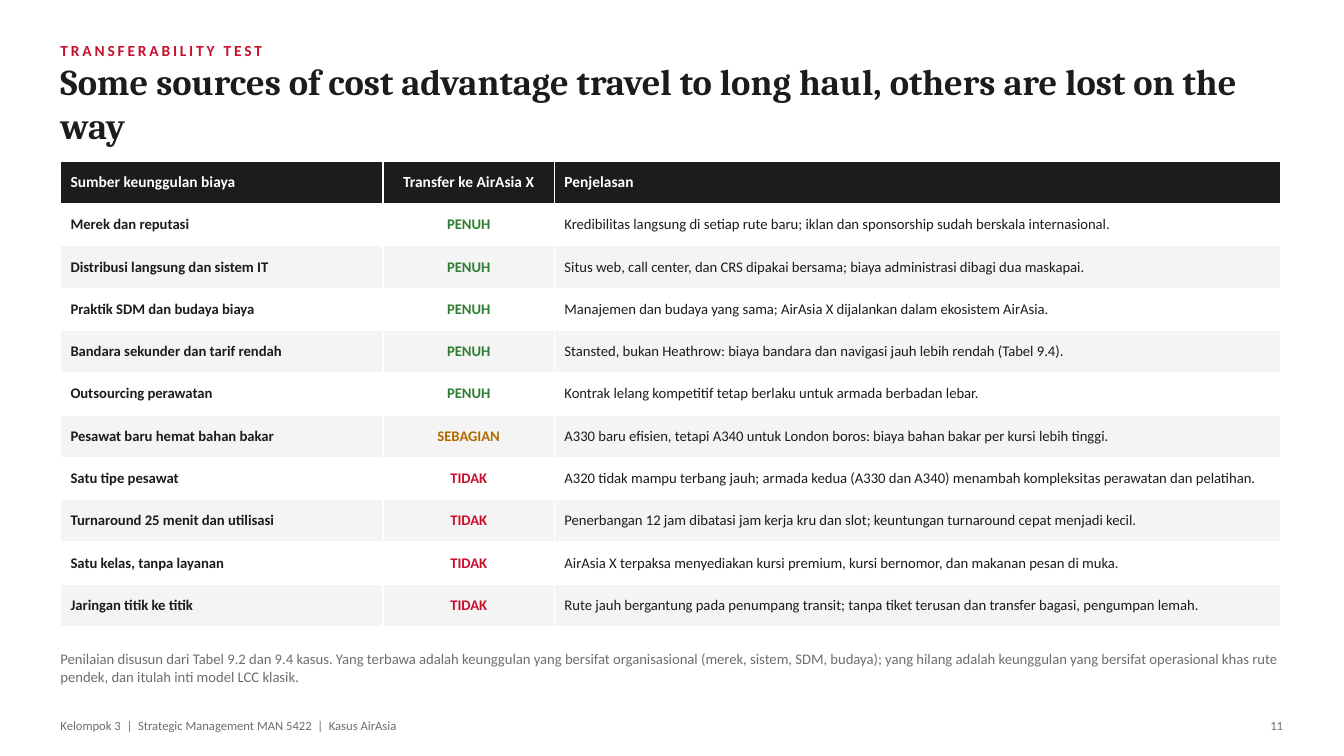
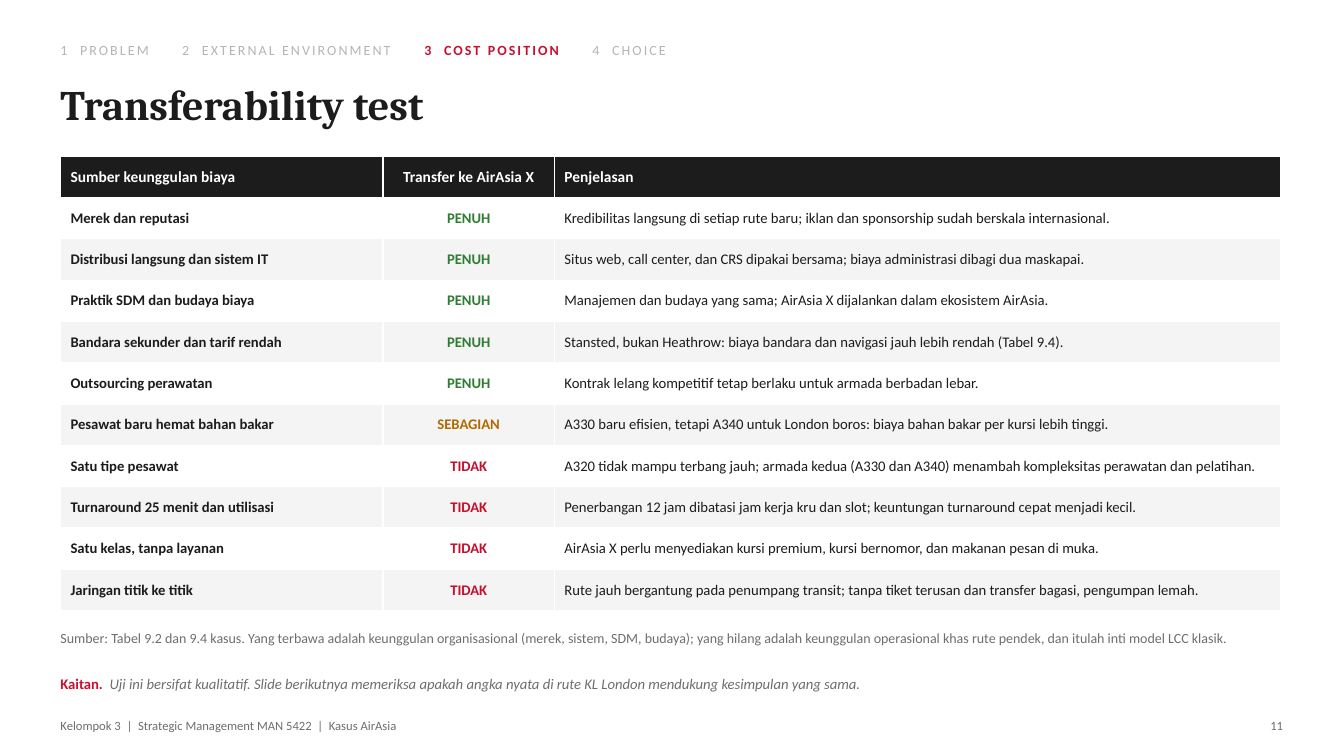
Before and after one commit to aslihabnuri/Dom-Manipulation, a slide deck: slide 11 of strategic-management/airasia-case/SMJKT_Group 3_Aslih_Case AirAsia.pptx. Drawn at 1344x756 pixels with LibreOffice and Linux fonts; fonts in the diff are those of the drawing. Boxes give left, top, right and bottom in pixels: in the first picture for what was removed or moved away, otherwise in the second. Text is boxed around its words. In the diff, an @@ line names an element or a change of style, - is before the commit and + after.

```diff
--- a/strategic-management/airasia-case/SMJKT_Group 3_Aslih_Case AirAsia.pptx
+++ b/strategic-management/airasia-case/SMJKT_Group 3_Aslih_Case AirAsia.pptx
@@ text added at (60,46,666,55), 10 pt, text #B5B5B5 @@
+1 PROBLEM 2 EXTERNAL ENVIRONMENT 3 COST POSITION 4 CHOICE
@@ text removed at (60,69,1237,147) @@
-Some sources of cost advantage travel to long haul, others are lost on the way
@@ text at (60,90,423,130): text changed; size 11 to 30 pt; font Calibri to Cambria; text colour #C8102E to #1C1C1C @@
-TRANSFERABILITY TEST
+Transferability test
@@ table at (60,156,1280,602) @@
-row 10, column 3: AirAsia X terpaksa menyediakan kursi premium, kursi bernomor, dan makanan pesan di muka.
+row 10, column 3: AirAsia X perlu menyediakan kursi premium, kursi bernomor, dan makanan pesan di muka.
@@ table: place and size @@
-table at (60,161,1280,617)
+table at (60,156,1280,602)
@@ text at (60,633,1227,646): text changed; size 10.5 to 10 pt @@
-Penilaian disusun dari Tabel 9.2 dan 9.4 kasus. Yang terbawa adalah keunggulan yang bersifat organisasional (merek, sistem, SDM, budaya); yang hilang adalah keunggulan yang bersifat operasional khas rute pendek, dan itulah inti model LCC klasik.
+Sumber: Tabel 9.2 dan 9.4 kasus. Yang terbawa adalah keunggulan organisasional (merek, sistem, SDM, budaya); yang hilang adalah keunggulan operasional khas rute pendek, dan itulah inti model LCC klasik.
@@ text added at (60,679,860,692), 10.5 pt, text #6E6E6E, italic @@
+Kaitan. Uji ini bersifat kualitatif. Slide berikutnya memeriksa apakah angka nyata di rute KL London mendukung kesimpulan yang sama.
```
Also in this commit, not shown: 15 other slides changed, 1 slide added, 1 slide removed, 2 other files.
